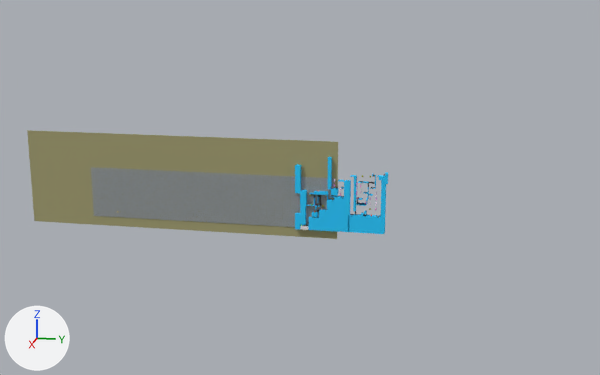
An edit to the Blender file scenes/Cheese.blend, drawn before and after from the same camera.
One viewpoint serves both versions: a 50 mm lens placed at (4782.0, 2229.0, 1454.0), pointed at (-21.0, 1268.0, 253.0). Arrows for +X, +Y and +Z are at lower left; the lights stay in place. The picture after the commit comes second.

Names of what the first picture shows: 'Background', 'Level2'.
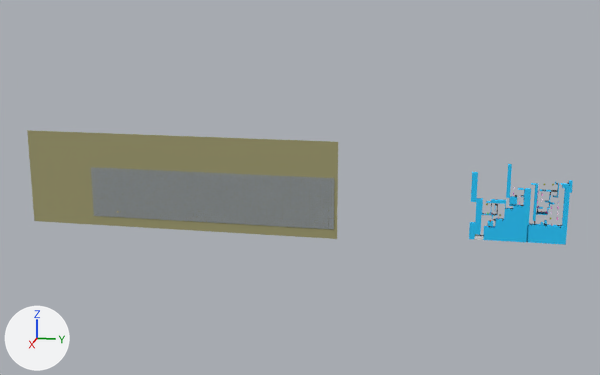
What the commit changed:
Object 'Level2' (ob_level2) moves from (0.0, -1038.0, 0.0) to (0.0, 0.0, 0.0).

Location of each change, (x1, y1, x2, y2) in pixels of the pictures (600 x 375 px):
'Level2', moved: before (295, 157, 388, 234); after (469, 164, 573, 245)
